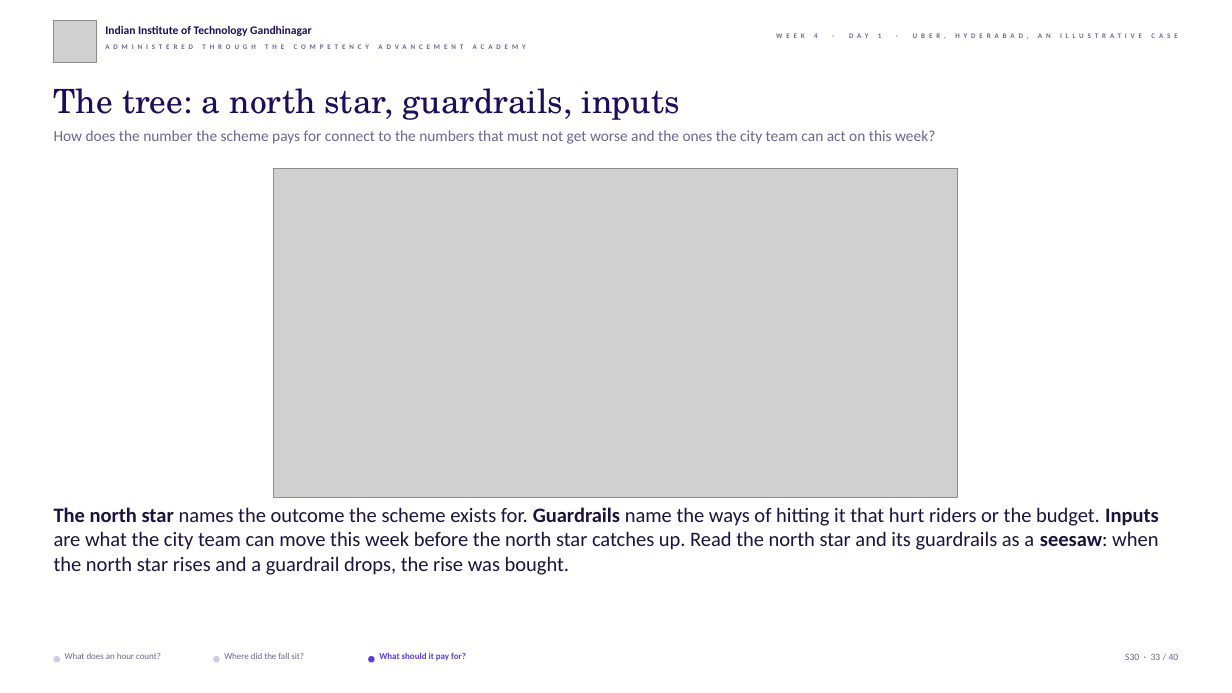
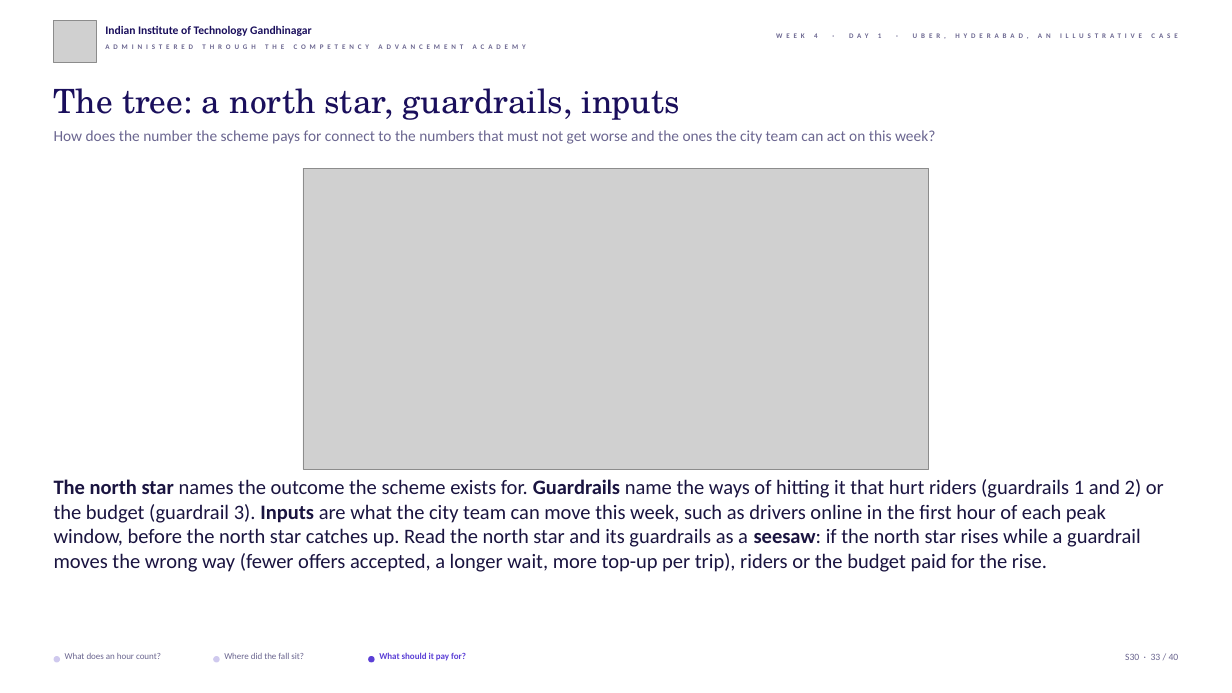
Before and after one commit to fde-academy-lab/c2-content-factory, a slide deck: slide 33 of content/W04/D1/slides/C2_W04_D01_half1_STUDENT.pptx. Drawn at 1232x693 pixels with LibreOffice and Linux fonts; fonts in the diff are those of the drawing; grey boxes stand for pictures; background and template pictures are left out. Boxes give left, top, right and bottom in pixels: in the first picture for what was removed or moved away, otherwise in the second. Text is boxed around its words. In the diff, an @@ line names an element or a change of style, - is before the commit and + after.

```diff
--- a/content/W04/D1/slides/C2_W04_D01_half1_STUDENT.pptx
+++ b/content/W04/D1/slides/C2_W04_D01_half1_STUDENT.pptx
@@ picture: place and size @@
-picture at [274, 168, 958, 497]
+picture at [303, 168, 929, 470]
@@ text at [54, 479, 1164, 572]: text changed @@
-The north star names the outcome the scheme exists for. Guardrails name the ways of hitting it that hurt riders or the budget. Inputs are what the city team can move this week before the north star catches up. Read the north star and its guardrails as a seesaw: when the north star rises and a guardrail drops, the rise was bought.
+The north star names the outcome the scheme exists for. Guardrails name the ways of hitting it that hurt riders (guardrails 1 and 2) or the budget (guardrail 3). Inputs are what the city team can move this week, such as drivers online in the first hour of each peak window, before the north star catches up. Read the north star and its guardrails as a seesaw: if the north star rises while a guardrail moves the wrong way (fewer offers accepted, a longer wait, more top-up per trip), riders or the budget paid for the rise.
```
Also in this commit, not shown: 25 other slides changed, 8 other files.
